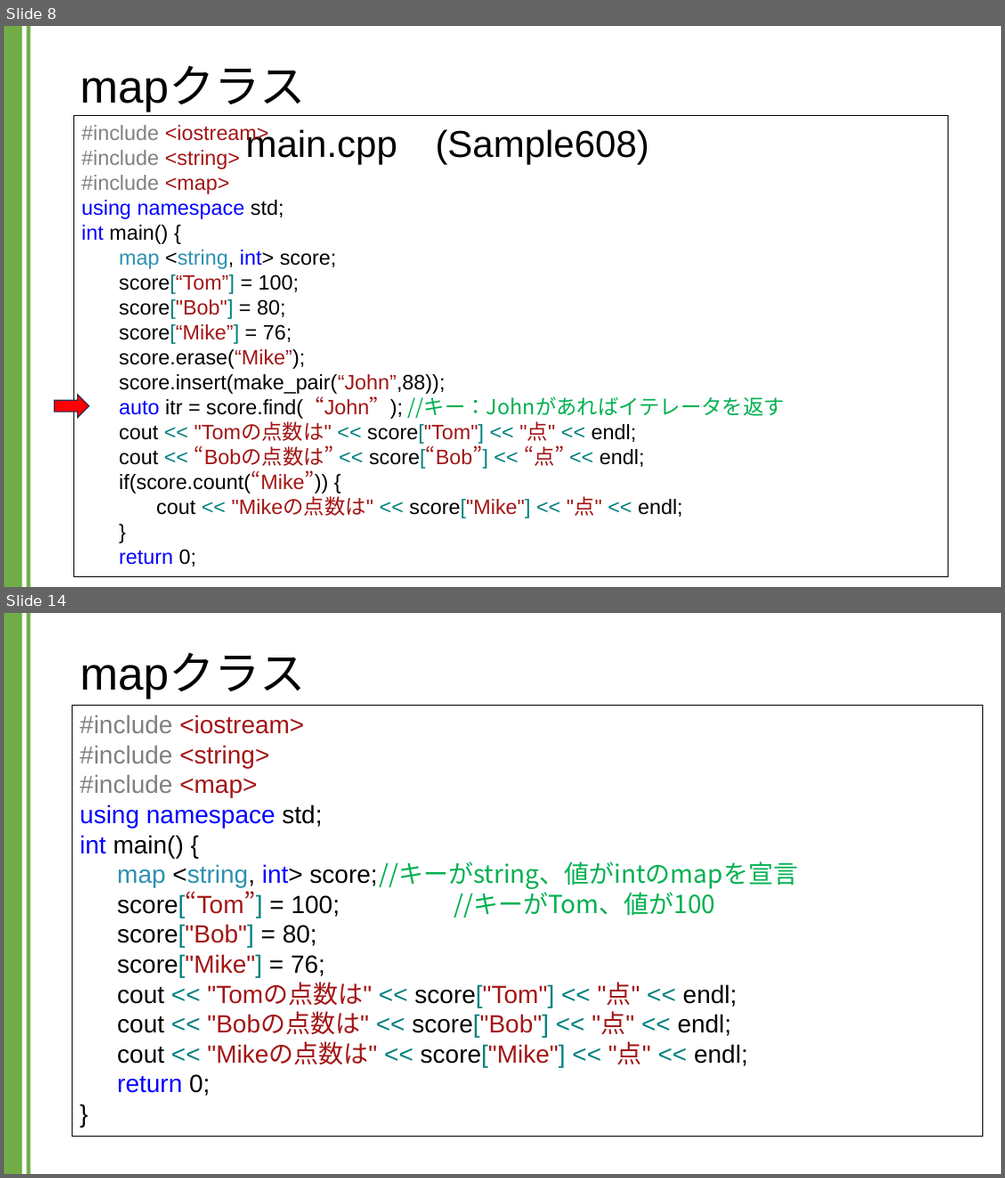
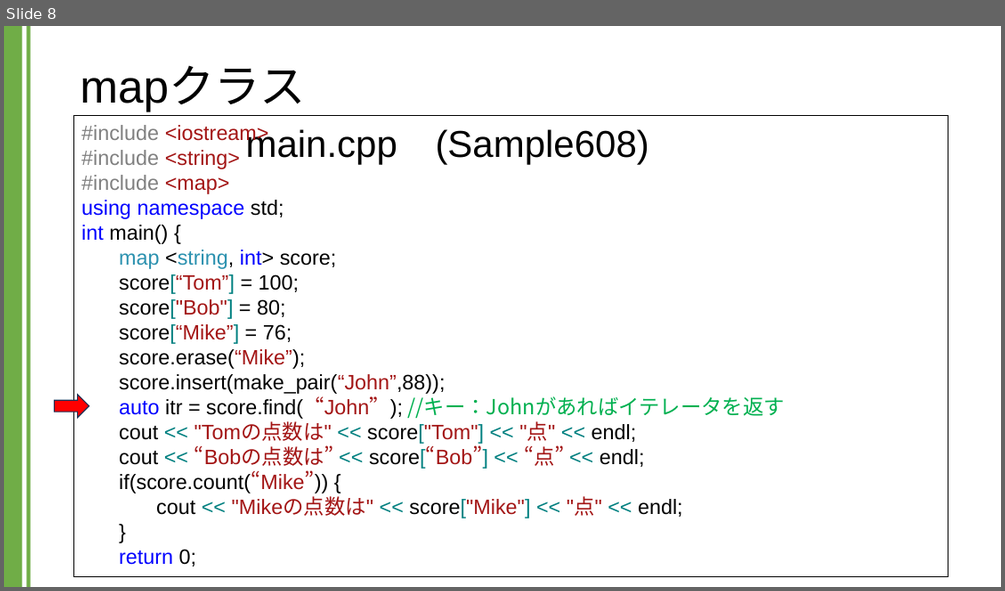
Before and after one commit to kic-murata/cpp2024, a slide deck: 授業資料/講義資料：Mapクラス.pptx. Shown one above the other, each under a label of ours: slides 8 and 14 before the commit, slide 8 after it; the slides between them are not shown. The pictures are 1005x1178 and 1005x591 pixels, drawn with LibreOffice and Linux fonts; fonts in the diff are those of the drawing. Boxes give left, top, right and bottom in pixels: in the first picture for what was removed or moved away, otherwise in the second. Text is boxed around its words. In the diff, an @@ line names an element or a change of style, - is before the commit and + after.

```diff
--- a/授業資料/講義資料：Mapクラス.pptx
+++ b/授業資料/講義資料：Mapクラス.pptx
@@ slide 14 removed at bbox=[4, 613, 1001, 1174], background #FFFFFF; not listed: 2 template elements that a slide beside it also shows @@
@@ title removed at bbox=[80, 653, 305, 698] @@
-mapクラス
@@ rectangle removed at bbox=[73, 705, 984, 1135] @@
-#include <iostream>
-#include <string>
-#include <map>
-using namespace std;
-int main() {
-map <string, int> score; //キーがstring、値がintのmapを宣言
-score[“Tom”] = 100; //キーがTom、値が100
-score["Bob"] = 80;
-score["Mike"] = 76;
-cout << "Tomの点数は" << score["Tom"] << "点" << endl;
-cout << "Bobの点数は" << score["Bob"] << "点" << endl;
-cout << "Mikeの点数は" << score["Mike"] << "点" << endl;
-return 0;
-}
```
Also in this commit, not shown: 7 slides changed, 1 slide added.
